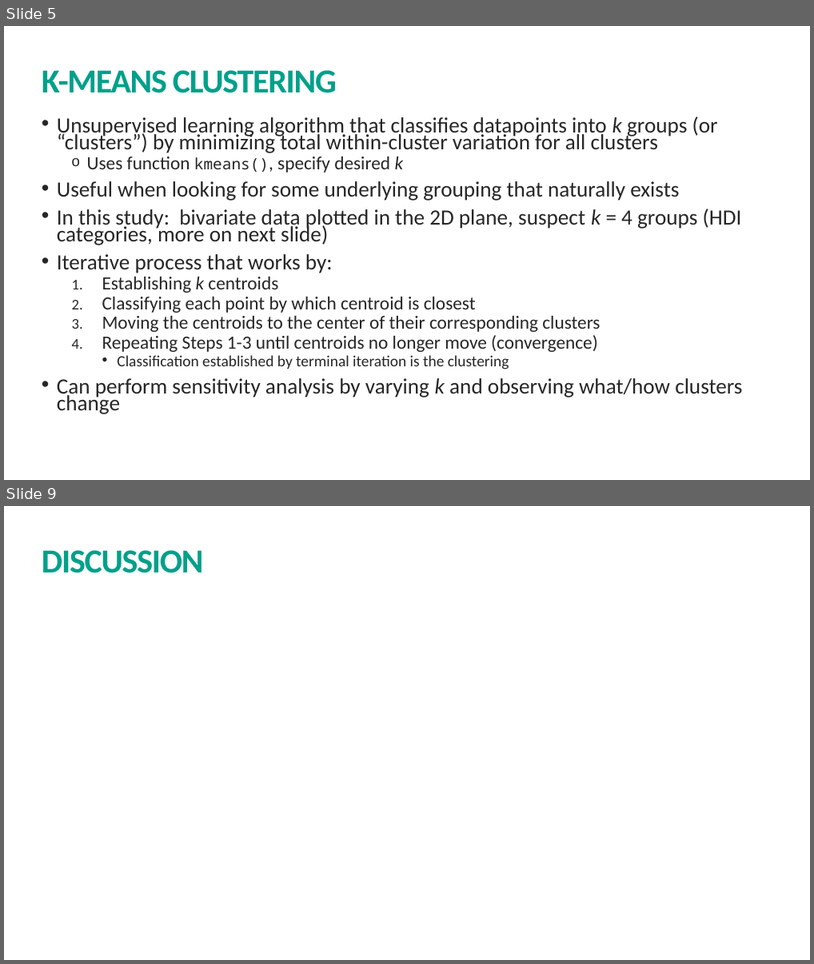
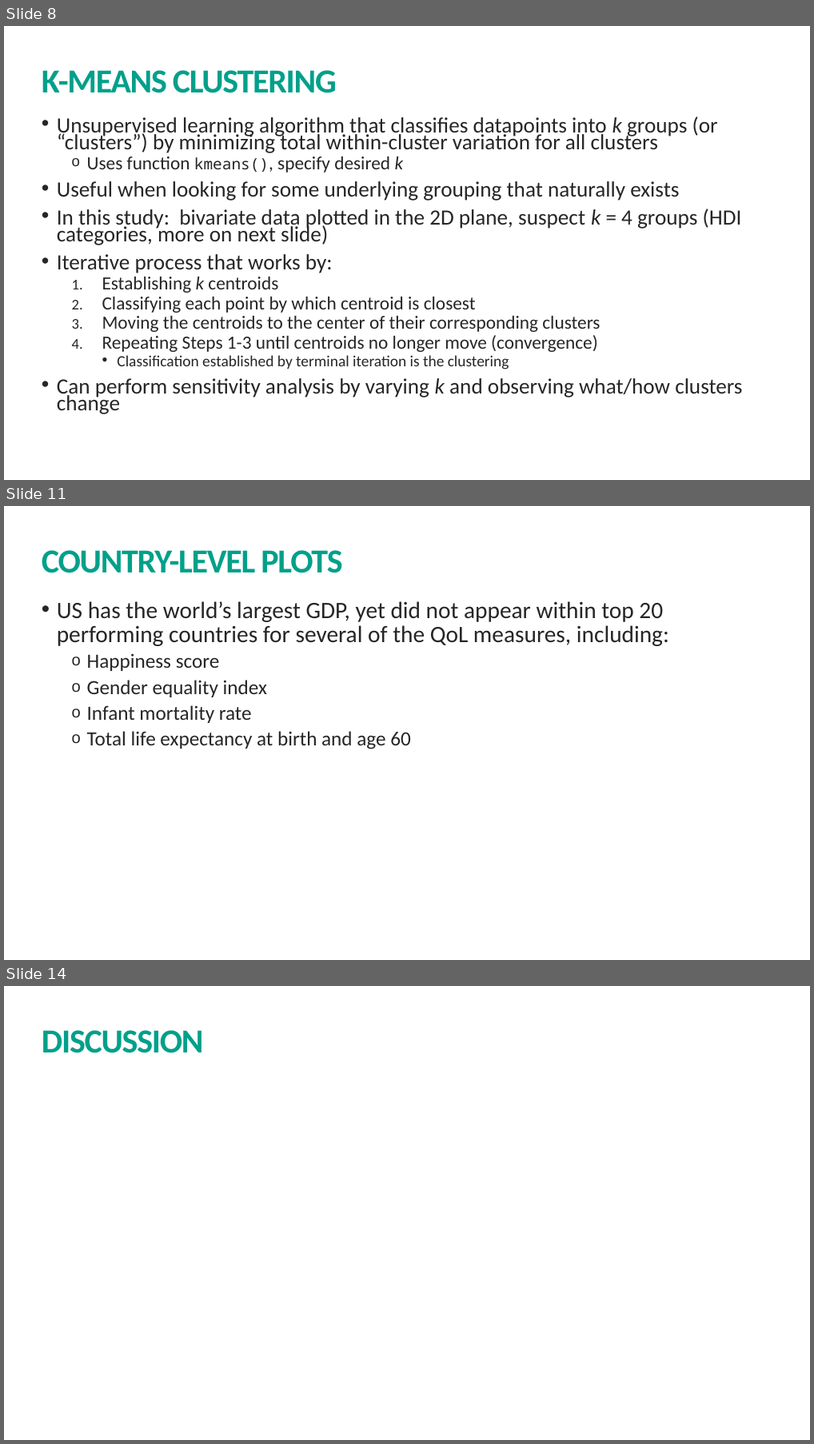
Before and after one commit to kmprioliPROF/MAT_8790_Final_Project, a slide deck: Prioli_Final_Proj.pptx. Shown one above the other, each under a label of ours: slides 5 and 9 before the commit, slides 8, 11 and 14 after it; the slides between them are not shown. The pictures are 814x964 and 814x1444 pixels, drawn with LibreOffice and Linux fonts; fonts in the diff are those of the drawing. Boxes give left, top, right and bottom in pixels: in the first picture for what was removed or moved away, otherwise in the second. Text is boxed around its words. In the diff, an @@ line names an element or a change of style, - is before the commit and + after.

```diff
--- a/Prioli_Final_Proj.pptx
+++ b/Prioli_Final_Proj.pptx
@@ slide 11 added at <box>4,506,810,960</box>, background #FFFFFF @@
@@ title added at <box>42,550,342,573</box>, 40 pt, text #00A08A, bold @@
+COUNTRY-LEVEL PLOTS
@@ text added at <box>57,601,670,749</box>, 28 pt, text #262626 @@
+• US has the world’s largest GDP, yet did not appear within top 20 performing countries for several of the QoL measures, including:
+  o Happiness score
+  o Gender equality index
+  o Infant mortality rate
+  o Total life expectancy at birth and age 60
@@ what was slide 5 is now slide 8 @@
@@ what was slide 9 is now slide 14 @@
```
Also in this commit, not shown: 3 slides changed, 5 other slides added, 1 slide removed, 1 other file.
